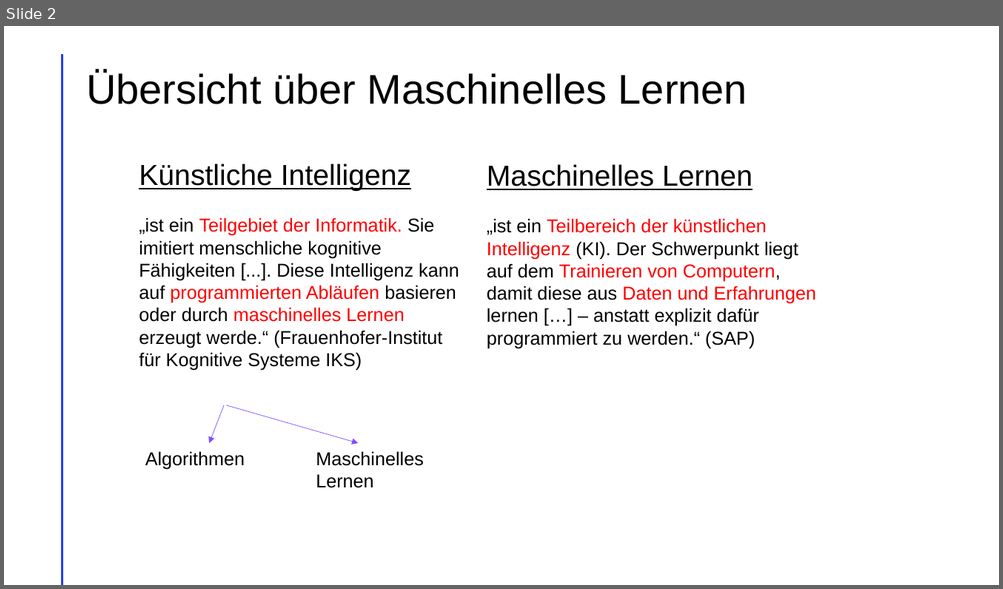
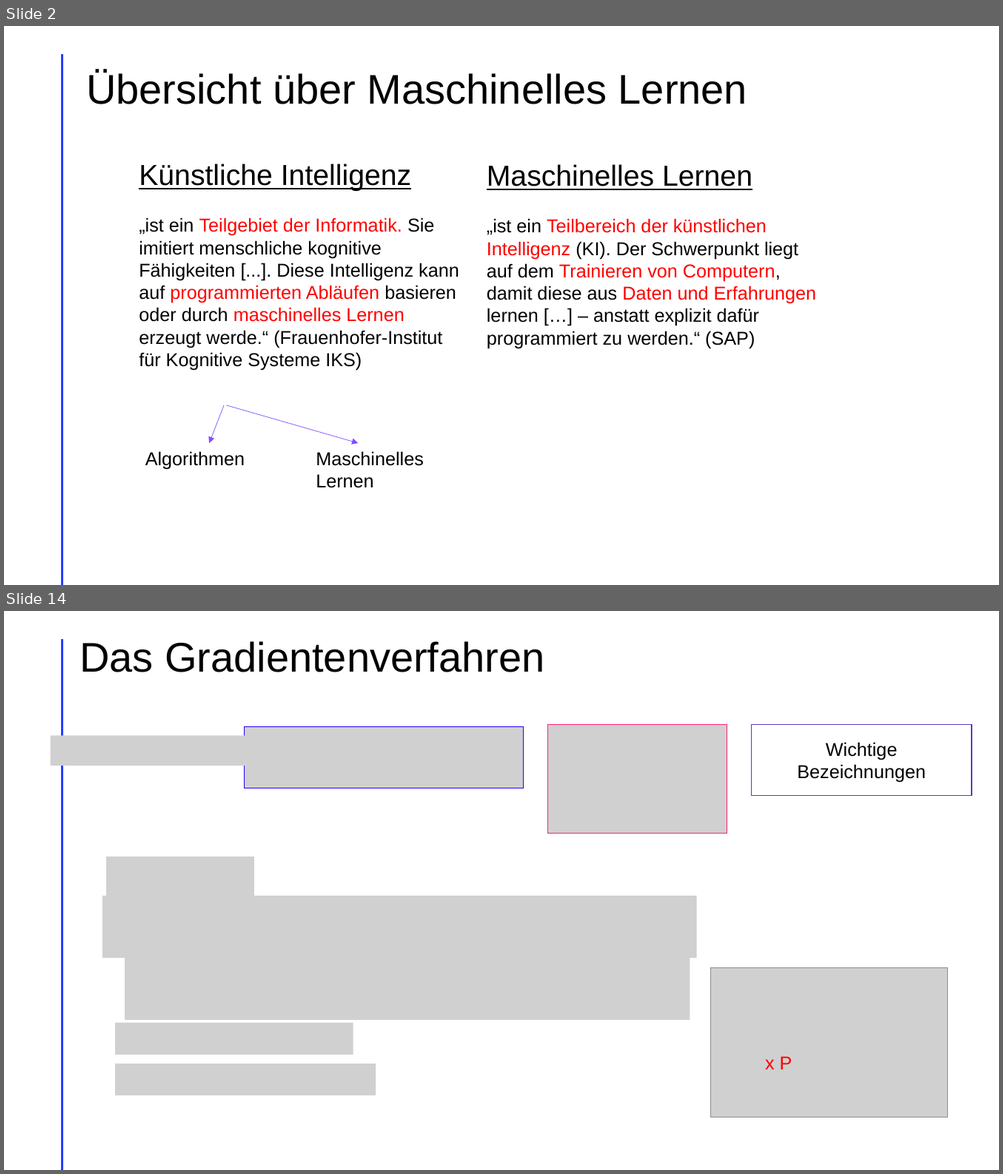
Before and after one commit to LeChummpy/PK, a slide deck: Präsi/präsi (3).pptx. Shown one above the other, each under a label of ours: slide 2 before the commit, slides 2 and 14 after it; the slides between them are not shown. The pictures are 1003x589 and 1003x1174 pixels, drawn with LibreOffice and Linux fonts; fonts in the diff are those of the drawing; grey boxes stand for pictures. Boxes give left, top, right and bottom in pixels: in the first picture for what was removed or moved away, otherwise in the second. Text is boxed around its words. In the diff, an @@ line names an element or a change of style, - is before the commit and + after.

```diff
--- a/Präsi/präsi (3).pptx
+++ b/Präsi/präsi (3).pptx
@@ slide 14 added at bbox=[4, 611, 999, 1170], background #FFFFFF; not listed: 1 template element that a slide beside it also shows @@
@@ title added at bbox=[79, 641, 544, 672], 40 pt, text #000000 @@
+Das Gradientenverfahren
@@ picture added at bbox=[51, 735, 253, 766] @@
@@ picture added at bbox=[244, 726, 523, 789] @@
@@ picture added at bbox=[548, 725, 727, 833] @@
@@ rectangle added at bbox=[751, 725, 972, 796], outline #5F39BD 1 pt, 18 pt, text #000000 @@
+Wichtige Bezeichnungen
@@ picture added at bbox=[106, 857, 254, 897] @@
@@ picture added at bbox=[102, 896, 697, 959] @@
@@ picture added at bbox=[125, 958, 690, 1021] @@
@@ picture added at bbox=[711, 968, 947, 1117] @@
@@ picture added at bbox=[115, 1023, 353, 1055] @@
@@ picture added at bbox=[115, 1064, 375, 1096] @@
@@ text added at bbox=[765, 1056, 792, 1070], 18 pt, text #FF0000 @@
+x P
```
Also in this commit, not shown: 18 slides changed, 5 other slides added, 1 slide removed, 2 other files.
